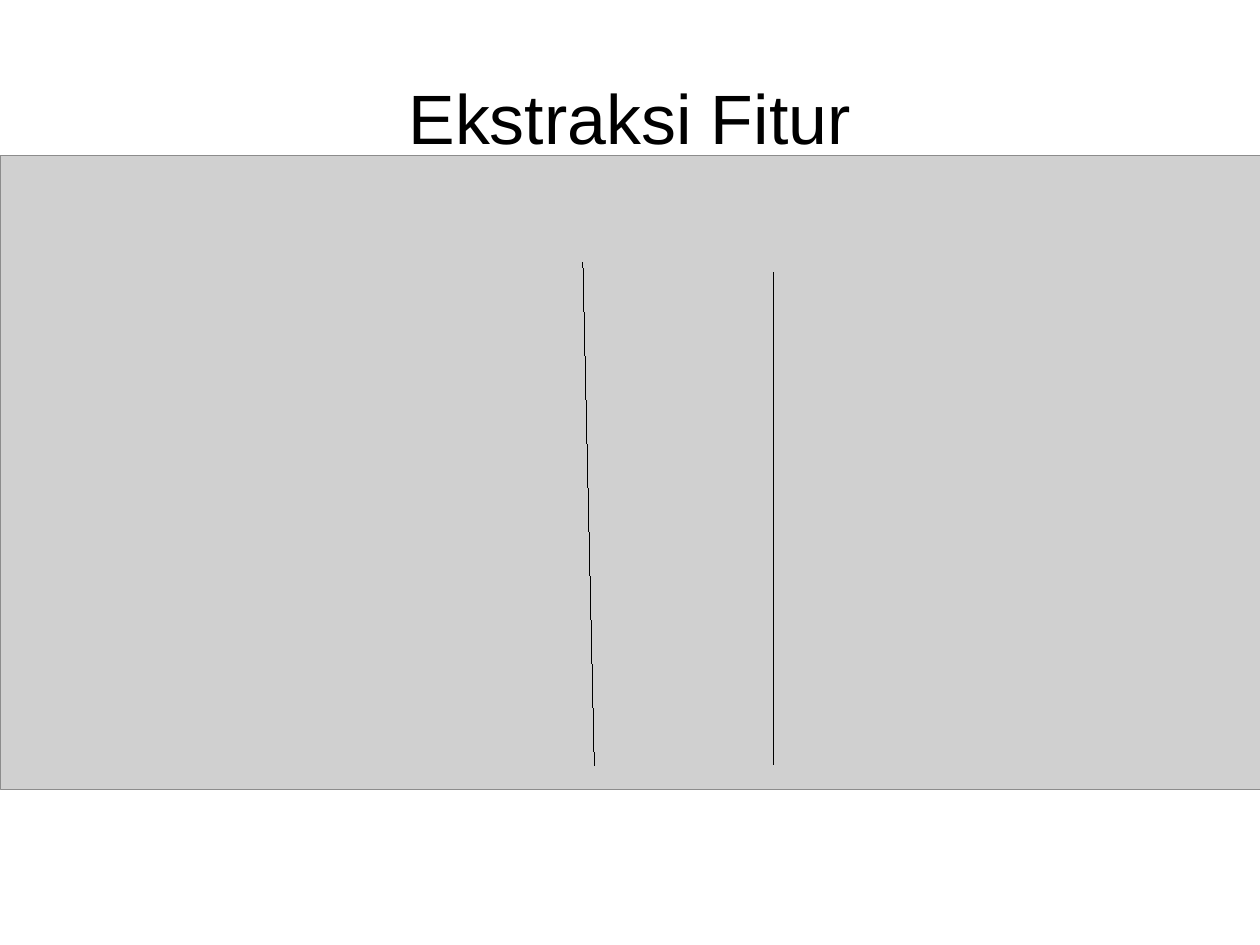
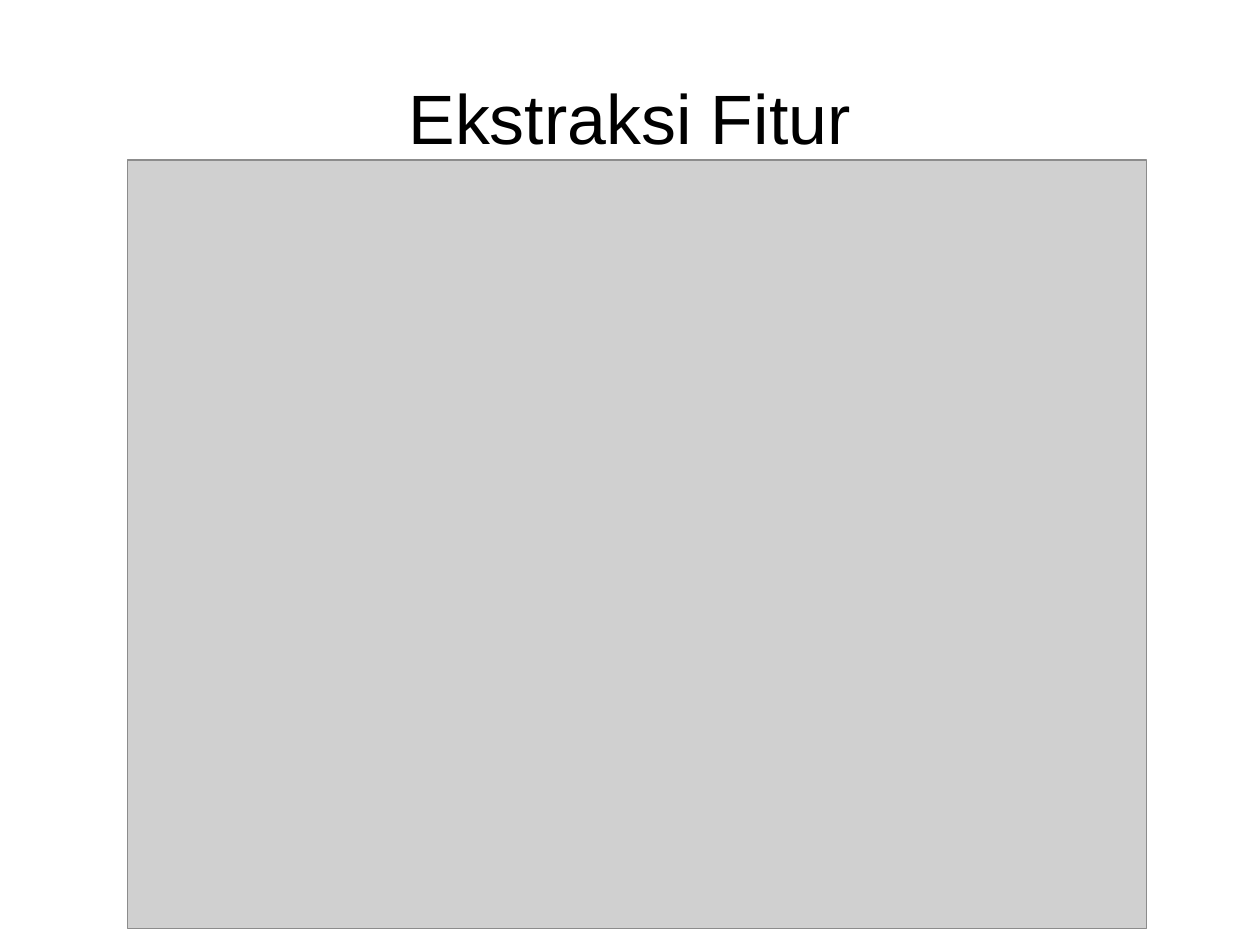
Before and after one commit to goFrendiAsgard/feature-extractor, a slide deck: slide 3 of report/pra-thesis.odp. Drawn at 1260x945 pixels with LibreOffice and Linux fonts; fonts in the diff are those of the drawing; grey boxes stand for pictures. Boxes give left, top, right and bottom in pixels: in the first picture for what was removed or moved away, otherwise in the second. Text is boxed around its words. In the diff, an @@ line names an element or a change of style, - is before the commit and + after.

```diff
--- a/report/pra-thesis.odp
+++ b/report/pra-thesis.odp
@@ picture: place and size @@
-picture at bbox=[0, 155, 1260, 789]
+picture at bbox=[127, 160, 1147, 928]
@@ line removed from (583, 263) to (595, 766) @@
@@ line removed from (774, 765) to (774, 273) @@
```
Also in this commit, not shown: 2 other slides changed, 2 slides added, 25 other files.
